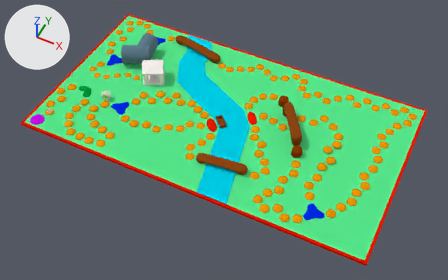
What one commit did to the Blender file Assets/Models/Board.blend.
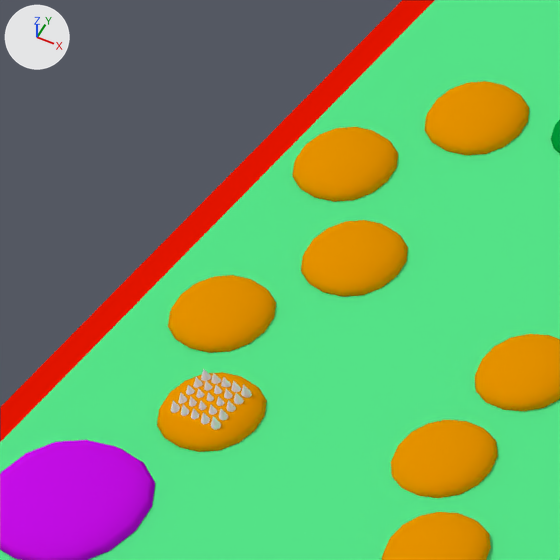
The first picture shows the older version from a camera (50 mm lens) standing at (90.3, -143.9, 172.8) and looking at (20.7, -4.9, -1.0). The close-ups show both versions on the part from 7% to 18% of the width and 27% to 44% of the height of that picture; other places that the commit changed are outside them. Arrows for +X, +Y and +Z are at upper left; the lights stay in place.
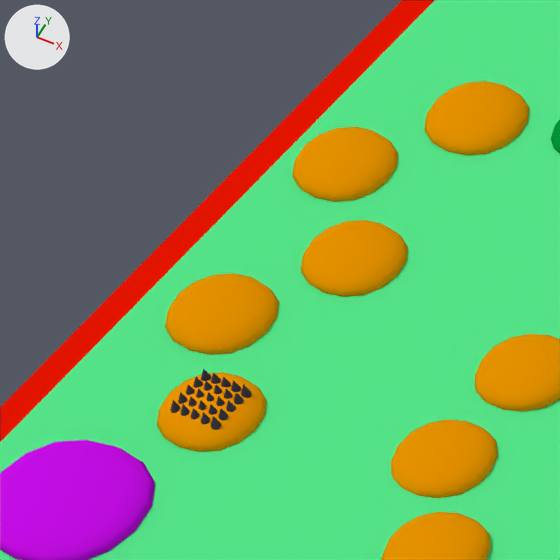
Boxes [x1, y1, x2, y2] around the edits, measured in the close-ups (560 x 560 px):
'Cube.003', reshaped, modifiers changed: before [168, 275, 276, 353]; after [165, 273, 279, 355]
'Spikes', recoloured, moved: [171, 369, 252, 430] in both

What changed in the scene script:
```text
Add mat_spike:
    mat_spike = diffuse_material('spike')
    mat_spike.base_color = (0.0533, 0.0474, 0.07)  # dark grey #413d4b
Change me_cone:
    where me_cone.from_pydata(...)  # 2425 vertices, 2425 faces; spans x -4.8..4.8, y -4.8..4.8, z -4.89..4.24
    add me_cone.materials.append(mat_spike)  # dark grey #413d4b
Change me_cube_007:
    used by ob_cube_003; location = (-45.95, -21.18, 3.02); scale = (2.05, 2.05, 0.702)
    remove me_cube_007.from_pydata(...)  # 8 vertices, 6 faces; spans x -1.0..1.0, y -1.0..1.0, z -1.0..1.0
    add me_cube_007.from_pydata(...)  # 98 vertices, 96 faces; spans x -0.88..0.88, y -0.88..0.88, z -0.88..0.88
    me_cube_007 part 1: the whole mesh is rebuilt
Change ob_spikes:
    add ob_spikes.parent = ob_cube_001
    add ob_spikes.matrix_parent_inverse = Matrix(((0.488, 0.0, 0.0, 21.24), (0.0, 0.488, 0.0, 12.2), (0.0, 0.0, 1.425, -4.308), (0.0, 0.0, 0.0, 1.0)))
Change ob_cube_003:
    remove _m = ob_cube_003.modifiers.new('Subsurf', 'SUBSURF')
    remove _m.levels = 2
```
